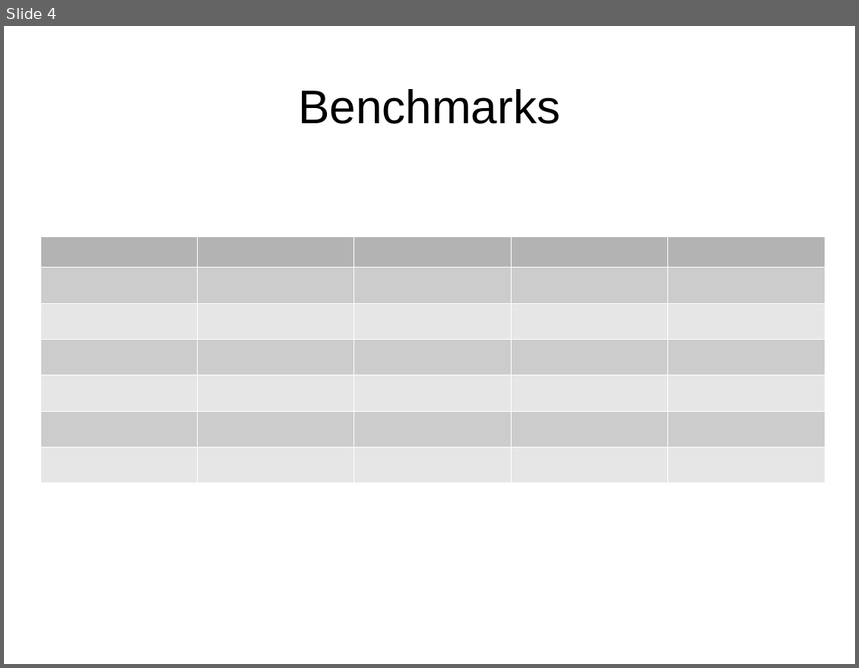
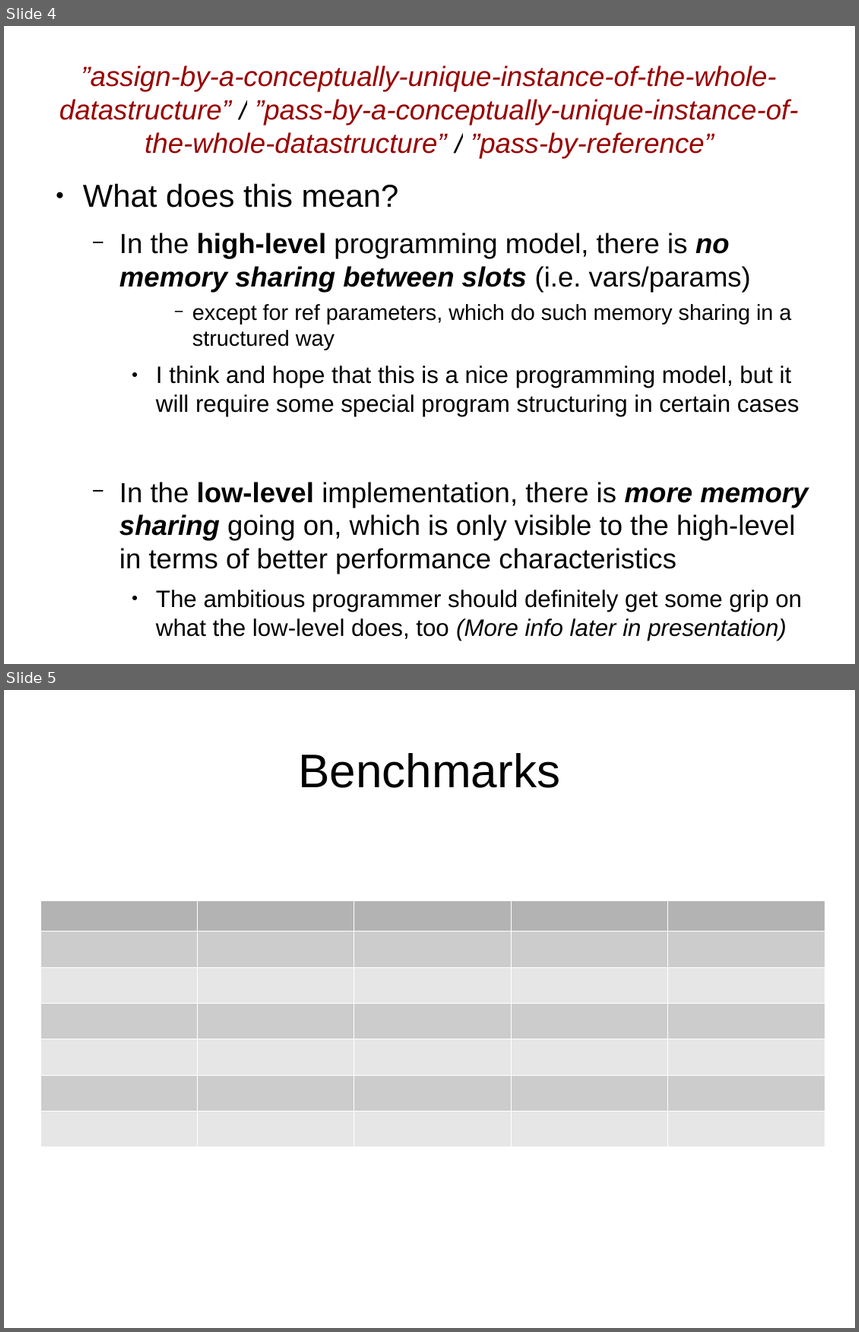
Before and after one commit to LJMNilsson/memtran, a slide deck: doc/future_docs_for_v0point1/presentation_utkast.odp. Shown one above the other, each under a label of ours: slide 4 before the commit, slides 4 and 5 after it. The pictures are 859x668 and 859x1332 pixels, drawn with LibreOffice and Linux fonts; fonts in the diff are those of the drawing. Boxes give left, top, right and bottom in pixels: in the first picture for what was removed or moved away, otherwise in the second. Text is boxed around its words. In the diff, an @@ line names an element or a change of style, - is before the commit and + after.

```diff
--- a/doc/future_docs_for_v0point1/presentation_utkast.odp
+++ b/doc/future_docs_for_v0point1/presentation_utkast.odp
@@ slide 4 added at (x1=4, y1=26, x2=855, y2=664), background #FFFFFF @@
@@ title added at (x1=59, y1=66, x2=799, y2=158), 26 pt, text #990000, italic @@
+”assign-by-a-conceptually-unique-instance-of-the-whole-datastructure” / ”pass-by-a-conceptually-unique-instance-of-the-whole-datastructure” / ”pass-by-reference”
@@ text added at (x1=83, y1=183, x2=808, y2=641), 25.9 pt, text #000000 @@
+● What does this mean?
+  − In the high-level programming model, there is no memory sharing between slots (i.e. vars/params)
+      − except for ref parameters, which do such memory sharing in a structured way
+    ● I think and hope that this is a nice programming model, but it will require some special program structuring in certain cases
+  − In the low-level implementation, there is more memory sharing going on, which is only visible to the high-level in terms of better performance characteristics
+    ● The ambitious programmer should definitely get some grip on what the low-level does, too (More info later in presentation)
@@ what was slide 4 is now slide 5 @@
```
Also in this commit, not shown: 3 slides changed, 6 other files.
